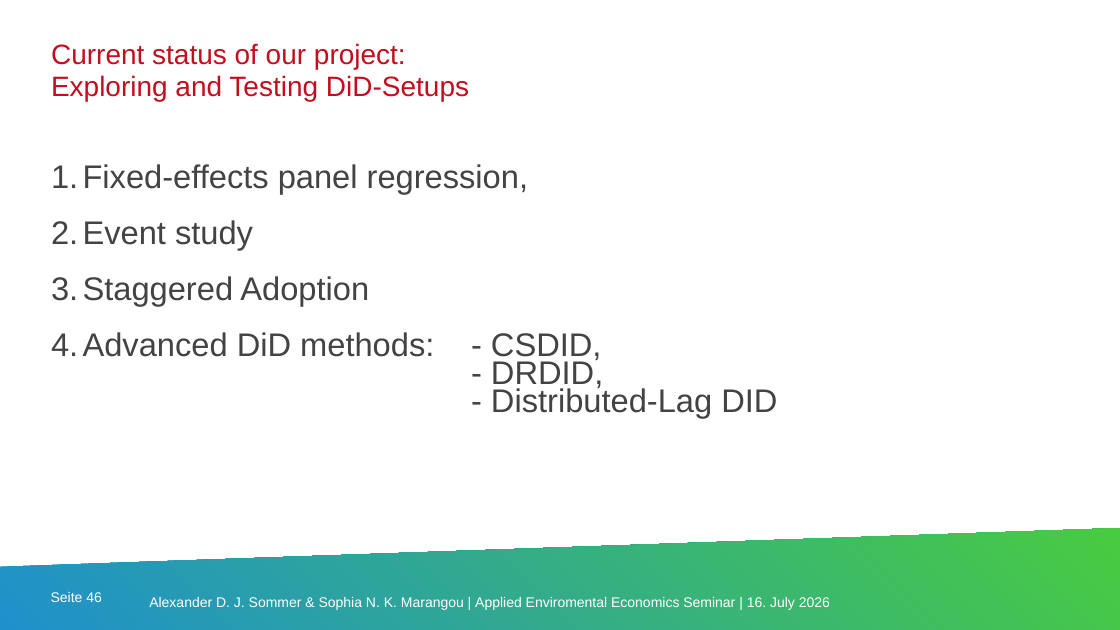
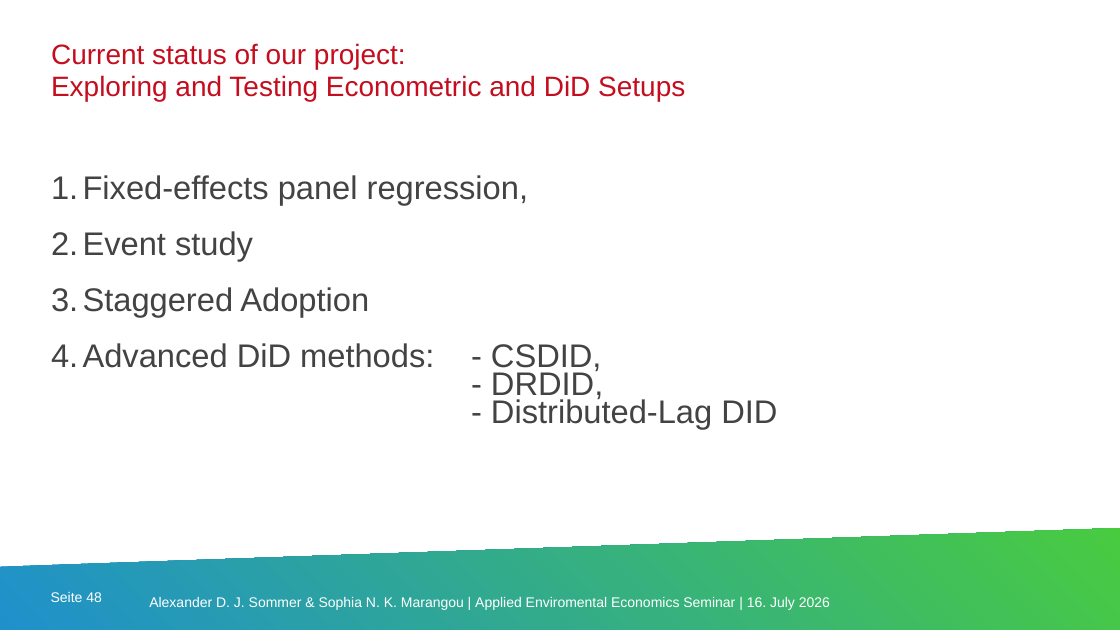
Before and after one commit to codemaxxx3r/aee_organicfarming, a slide deck: slide 48 of submissions/presentation_16_07.pptx (slide 46 before the commit). Drawn at 1120x630 pixels with LibreOffice and Linux fonts; fonts in the diff are those of the drawing; background and template pictures are left out. Boxes give left, top, right and bottom in pixels: in the first picture for what was removed or moved away, otherwise in the second. Text is boxed around its words. In the diff, an @@ line names an element or a change of style, - is before the commit and + after.

```diff
--- a/submissions/presentation_16_07.pptx
+++ b/submissions/presentation_16_07.pptx
@@ text at [51,75,685,101]: text changed @@
-Exploring and Testing DiD-Setups
+Exploring and Testing Econometric and DiD Setups
@@ text "Fixed-effects panel regression,": place and size @@
-text "Fixed-effects panel regression," at [83,164,777,418]
+text "Fixed-effects panel regression," at [83,175,777,429]
```
Also in this commit, not shown: 6 other slides changed, 11 slides added.
